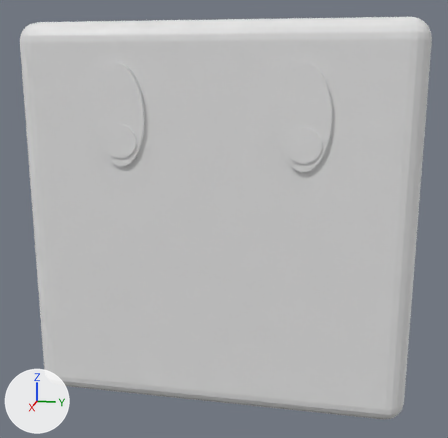
An edit to the FBX model Assets/MyObjects/MyAgent/MyCube.fbx, drawn before and after from the same camera.
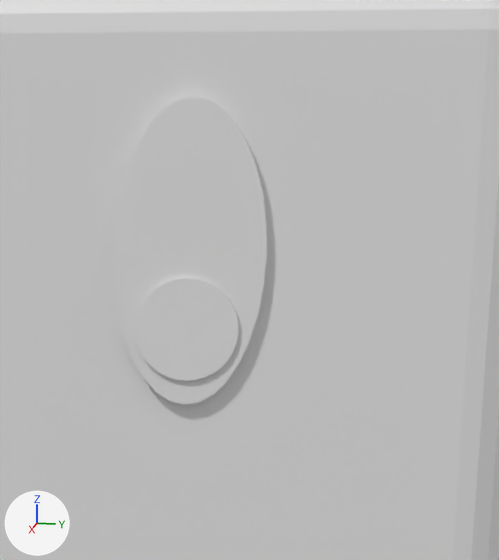
The first picture shows the older version from a camera (50 mm lens) standing at (3.93, 0.65, 0.78) and looking at (0.08, -0.12, -0.18). The close-ups show both versions on the part from 53% to 92% of the width and 7% to 52% of the height of that picture; other places that the commit changed are outside them. Arrows for +X, +Y and +Z are at lower left; the lights stay in place.

Script lines for the objects in view, before the commit:
```python
me_cube_001 = bpy.data.meshes.new('Cube.001')
me_cube_001.from_pydata(...)  # 216 vertices, 218 faces; spans x -1.0..1.0, y -1.0..1.0, z -1.0..1.0
me_cube_001.materials.append(mat_material)  # white #e7e7e7
me_cylinder = bpy.data.meshes.new('Cylinder')
me_cylinder.from_pydata(...)  # a 32-sided cylinder along z spanning x -1.0..1.0, y -1.0..1.0, z -1.0..1.0
me_cylinder_004 = bpy.data.meshes.new('Cylinder.004')
me_cylinder_004.from_pydata(...)  # a 32-sided cylinder along z spanning x -1.0..1.0, y -1.0..1.0, z -1.0..1.0
ob_cube = bpy.data.objects.new('Cube', me_cube_001)
ob_cube.location = (0.0, 0.0, 0.0)
ob_cylinder = bpy.data.objects.new('Cylinder', me_cylinder)
ob_cylinder.location = (1.004, 0.45, 0.55)
ob_cylinder.rotation_euler = (0.0, 1.571, 0.0)  # degrees (0, 90, 0)
ob_cylinder.scale = (0.25, 0.125, 0.0125)
ob_cylinder_002 = bpy.data.objects.new('Cylinder.002', me_cylinder_004)
ob_cylinder_002.location = (1.019, 0.45, 0.426)
ob_cylinder_002.rotation_euler = (0.0, 1.571, 0.0)  # degrees (0, 90, 0)
ob_cylinder_002.scale = (0.085, 0.085, 0.00375)
```
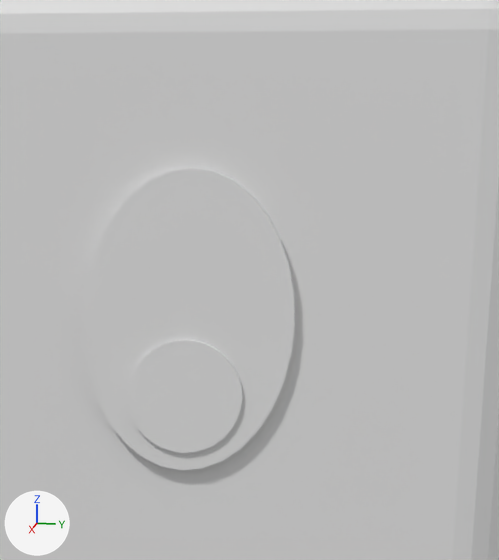
What the commit changed:
Object 'Cylinder.002' (ob_cylinder_002) moves from (1.019, 0.45, 0.426) to (1.019, 0.45, 0.314).
Object 'Cylinder.002' (ob_cylinder_002) is rescaled from (0.085, 0.085, 0.00375) to (0.095, 0.095, 0.00375).
Object 'Cylinder' (ob_cylinder) moves from (1.004, 0.45, 0.55) to (1.004, 0.45, 0.437).
Object 'Cylinder' (ob_cylinder) is rescaled from (0.25, 0.125, 0.0125) to (0.25, 0.175, 0.0125).

Boxes [x1, y1, x2, y2] around the edits, measured in the close-ups (499 x 560 px):
'Cylinder', moved, rescaled (38% wider): before [113, 96, 267, 405]; after [82, 167, 295, 470]
'Cylinder.002', moved, rescaled (10% wider, 9% taller): before [135, 277, 239, 381]; after [128, 340, 242, 453]
